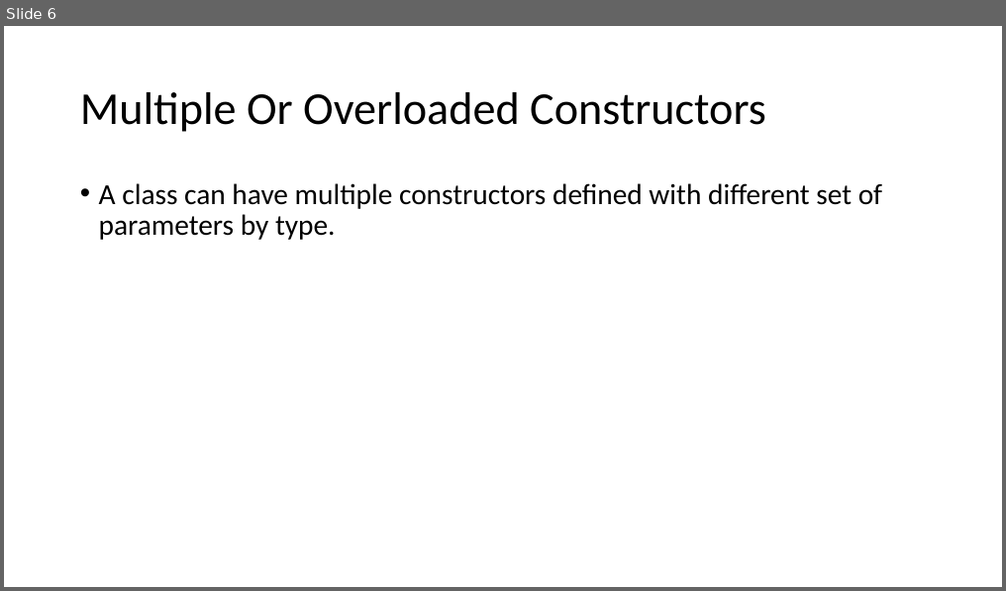
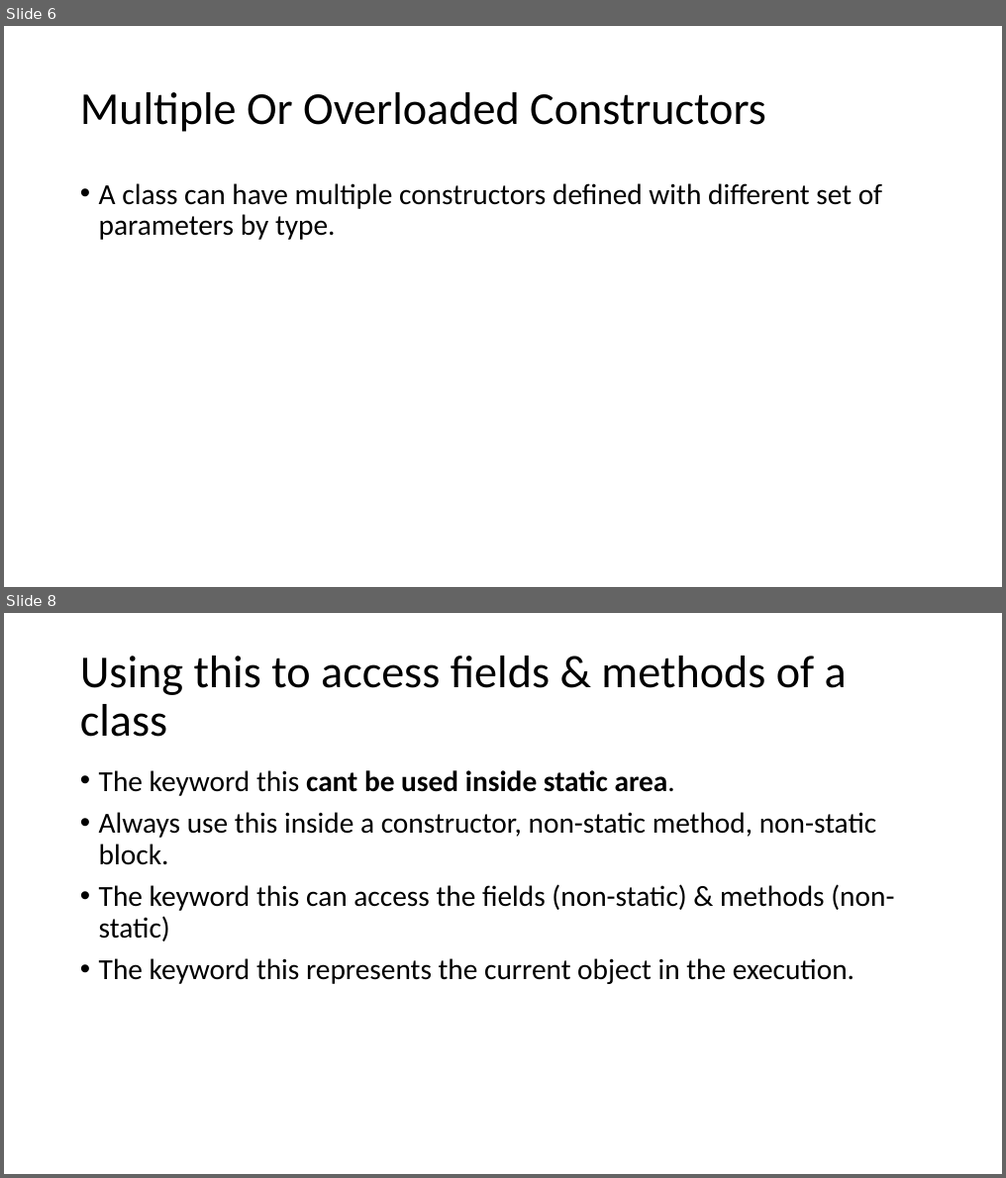
Before and after one commit to umaa-java-sept-2020/documents, a slide deck: constructors.pptx. Shown one above the other, each under a label of ours: slide 6 before the commit, slides 6 and 8 after it; the slides between them are not shown. The pictures are 1006x591 and 1006x1178 pixels, drawn with LibreOffice and Linux fonts; fonts in the diff are those of the drawing. Boxes give left, top, right and bottom in pixels: in the first picture for what was removed or moved away, otherwise in the second. Text is boxed around its words. In the diff, an @@ line names an element or a change of style, - is before the commit and + after.

```diff
--- a/constructors.pptx
+++ b/constructors.pptx
@@ slide 8 added at (4,613,1002,1174), background #FFFFFF @@
@@ title added at (80,656,846,737), 44 pt, text #000000 @@
+Using this to access fields & methods of a class
@@ text added at (99,770,894,984), 28 pt, text #000000 @@
+• The keyword this cant be used inside static area.
+• Always use this inside a constructor, non-static method, non-static block.
+• The keyword this can access the fields (non-static) & methods (non-static)
+• The keyword this represents the current object in the execution.
```
Also in this commit, not shown: 5 other slides added.
